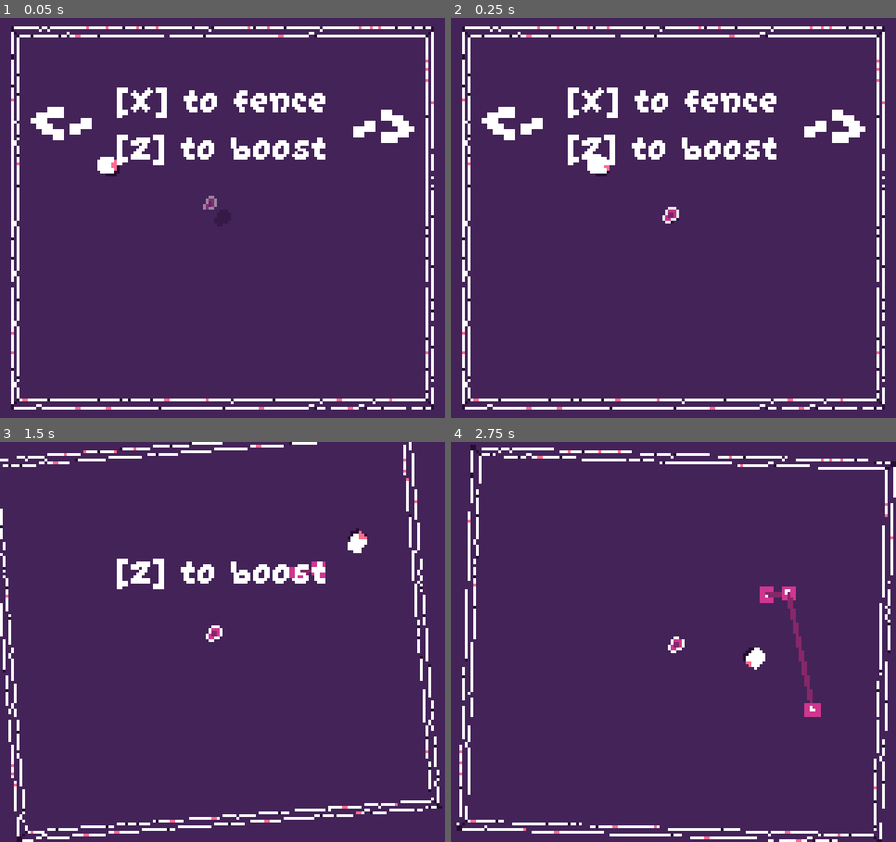
Above: before the commit, frames 1-4 (two rows, left to right).
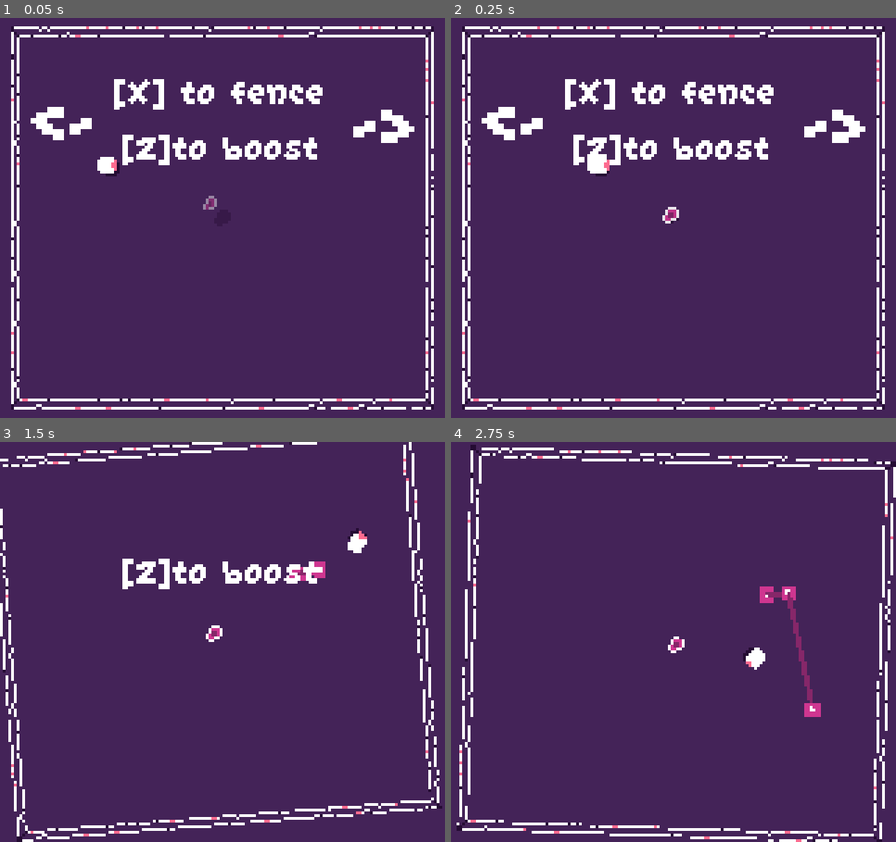
Above: after the commit, the same moments.

Repository: EdBarrancos/Signal
Game: Godot game, scene res://Game/Scenes/Game.tscn
Same seed, same stepped clock (60 frames per second), same inputs: the game is played once before the commit and once after it. Sound files missing from this copy of the repository are replaced by a short silence.
Inputs:
- Up to frame 1 (0.05 s): no input
- Up to frame 2 (0.25 s): no input
- Up to frame 3 (1.5 s): hold D (RIGHT) 0.53-1.28 s; hold Z (BOOST) 0.53-1.28 s; tap X (CHORD) at 0.8, 1.35 s; hold A (LEFT) from 1.28 s (still down)
- Up to frame 4 (2.75 s): tap Z (BOOST) at 1.55 s; release A (LEFT) at 2.03 s; hold D (RIGHT) from 2.03 s (still down); hold Z (BOOST) from 2.03 s (still down); tap X (CHORD) at 2.3 s

The runs differ from the first frame. In frame 1, 3.2% of the frame differs, in the area x 25-74%, y 15-37%; in frame 2, 3.2%; in frame 3, 1.5%; in frame 4, nothing differs.

Commit message:
Tutorial KeyBindings dynamic

Diff:
--- /dev/null
+++ b/project/Game/Scripts/Key_Bindings.gd
@@ -0,0 +1,7 @@
+extends Node2D
+
+func get_key_binding_pin():
+	return OS.get_scancode_string(InputMap.get_action_list("CHORD")[0].scancode)
+
+func get_key_binding_boost():
+	return OS.get_scancode_string(InputMap.get_action_list("BOOST")[0].scancode)
--- a/project/Stages/Arena/Scenes/Tutorial.tscn
+++ b/project/Stages/Arena/Scenes/Tutorial.tscn
@@ -152,18 +152,14 @@
 text = "->"
 
 [node name="XTutorial" type="RichTextLabel" parent="."]
-margin_left = 38.0
-margin_top = 5.0
-margin_right = 122.0
-margin_bottom = 56.0
+margin_left = 27.0
+margin_top = 19.0
+margin_right = 131.0
+margin_bottom = 37.0
 custom_fonts/normal_font = SubResource( 3 )
 bbcode_enabled = true
-bbcode_text = "[center]
-[X] to fence
-[/center]"
-text = "
-[X] to fence
-"
+bbcode_text = "[center][X] to fence[/center]"
+text = "[X] to fence"
 
 [node name="ZTutorial" type="RichTextLabel" parent="."]
 margin_left = 28.0
--- a/project/Stages/Arena/Scripts/Tutorial.gd
+++ b/project/Stages/Arena/Scripts/Tutorial.gd
@@ -1,4 +1,7 @@
 extends CanvasLayer
+
+export(String) var pin_tutorial_label = "to fence"
+export(String) var boost_tutorial_label = "to boost"
 
 onready var move_left = $MoveLeft
 onready var move_right = $MoveRight
@@ -9,13 +12,25 @@
 onready var capture_tip = $CaptureTip
 
 func _ready():
-	pass
+	pin_tutorial.clear()
+	pin_tutorial.append_bbcode(
+		"[center]" +
+		"[" + KeyBindings.get_key_binding_pin() + "] " +
+		pin_tutorial_label +
+		"[/center]")
+
+	boost_tutorial.clear()
+	boost_tutorial.append_bbcode(
+		"[center]" +
+		"[" + KeyBindings.get_key_binding_boost() + "]" +
+		boost_tutorial_label +
+		"[/center]")
 
 func init(parent):
 	pass
 
 func _process(delta):
-   print("Tut")
+   pass
 
 func set_left(new_value):
 	move_left.visible = new_value
--- a/project/project.godot
+++ b/project/project.godot
@@ -23,6 +23,10 @@
 config/name="Signal"
 run/main_scene="res://Game/Scenes/Game.tscn"
 config/icon="res://icon.png"
+
+[autoload]
+
+KeyBindings="*res://Game/Scripts/Key_Bindings.gd"
 
 [display]
 
